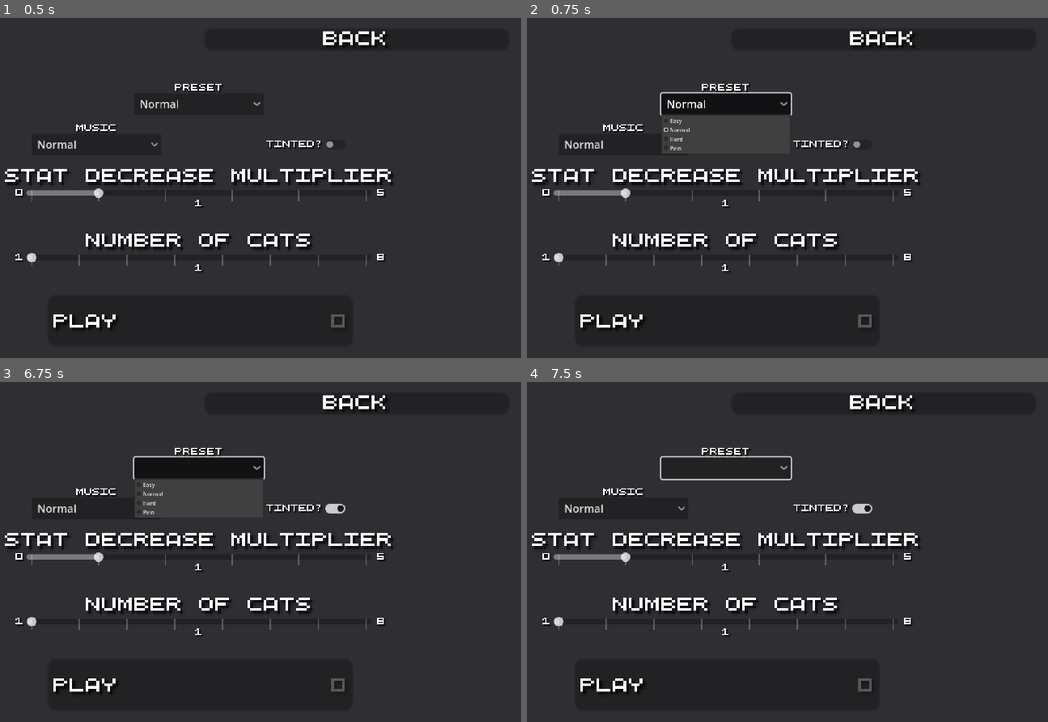
Above: before the commit, frames 1-4 (two rows, left to right).
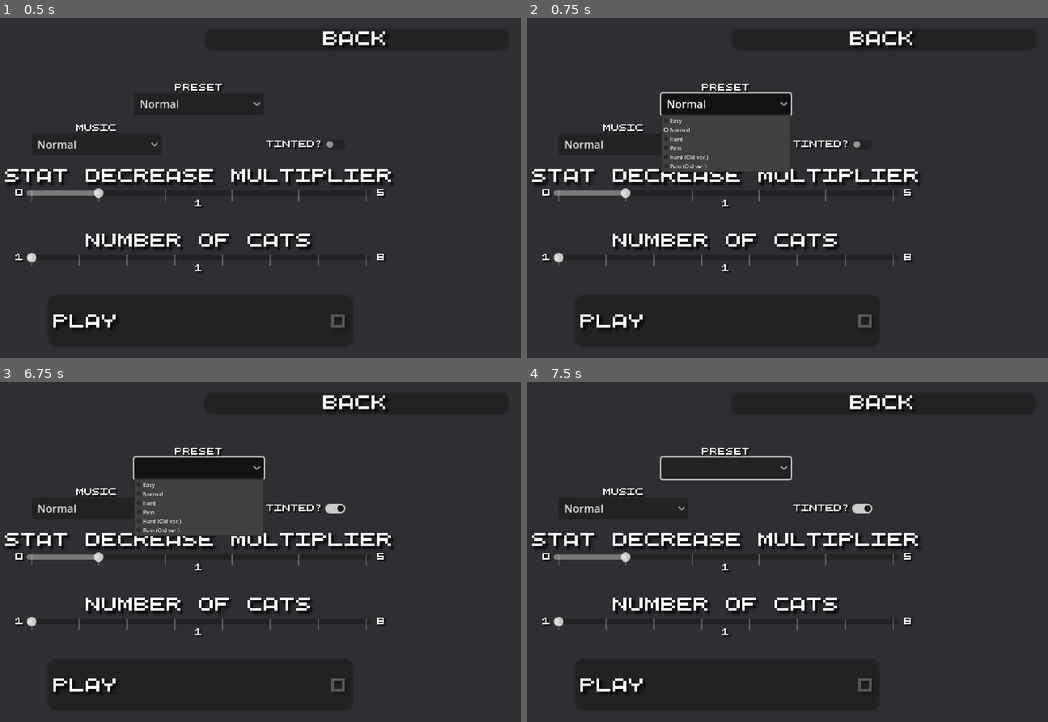
Above: after the commit, the same moments.

Repository: Theooolone/m-game
Game: Godot game, scene res://scenes/catsim/custom_difficulty.tscn
The game is run twice, just before and just after one commit, with the same random seed, the same clock (stepped at 60 frames per second) and the same inputs. This scene is started directly instead of the project's main scene.
Inputs (mouse positions are in pixels of both pictures, inside the frame that each line leads up to):
- Up to frame 1 (0.5 s): no input
- Up to frame 2 (0.75 s): click "Normal" at 0.5 s
- Up to frame 3 (6.75 s): click "Normal" at 1.25 s; click "Normal" at 2 s; click "Normal" at 2.75 s; click "Play" at 3.5 s; click "Play" at 4.25 s; click "Tinted?" at 5 s; click "Back" at 5.75 s; click "Preset" at 6.5 s
- Up to frame 4 (7.5 s): move the mouse to (870, 545) at 7.27 s; hold Right (right) from 7.28 s (still down); click (870, 545) at 7.35 s

Frame 1 is identical in both runs. In frame 2, 0.3% of the frame differs, in the area x 25-51%, y 39-46%; in frame 3, 0.3%; in frame 4, nothing differs.

Commit message:
Added v1.1.X Hard & Pain modes as custom presets

Diff:
--- a/scenes/catsim/custom_difficulty.tscn
+++ b/scenes/catsim/custom_difficulty.tscn
@@ -160,7 +160,7 @@
 offset_right = 288.0
 offset_bottom = 60.0
 scale = Vector2(0.25, 0.25)
-item_count = 4
+item_count = 6
 selected = 1
 popup/item_0/text = "Easy"
 popup/item_0/id = 0
@@ -170,6 +170,10 @@
 popup/item_2/id = 2
 popup/item_3/text = "Pain"
 popup/item_3/id = 3
+popup/item_4/text = "Hard (Old ver.)"
+popup/item_4/id = 4
+popup/item_5/text = "Pain (Old ver.)"
+popup/item_5/id = 5
 
 [node name="Label" type="Label" parent="PresetOption"]
 layout_mode = 0
--- a/scripts/custom_difficulty.gd
+++ b/scripts/custom_difficulty.gd
@@ -36,6 +36,10 @@
 			return "hard"
 		[300, 3, 2, true]:
 			return "pain"
+		[200, 1, 1, false]:
+			return "hard_old"
+		[500, 1, 2, true]:
+			return "pain_old"
 		_:
 			return
 
@@ -78,20 +82,28 @@
 			preset_option.selected = 2
 		"pain":
 			preset_option.selected = 3
+		"hard_old":
+			preset_option.selected = 4
+		"pain_old":
+			preset_option.selected = 5
 		_:
 			preset_option.selected = -1
 
 
 func _on_preset_option_item_selected(index):
 	match index:
-		0:
+		0: # Easy
 			set_settings(0.6,1,0,false)
-		1:
+		1: # Normal
 			set_settings(1,1,1,false)
-		2:
+		2: # Hard
 			set_settings(1.5,2,1,false)
-		3:
+		3: # Pain
 			set_settings(3,3,2,true)
+		4: # Hard (Old ver.)
+			set_settings(2,1,1,false)
+		5: # Pain (Old ver.)
+			set_settings(5,1,2,true)
 	preset_option.selected = index
 
 
